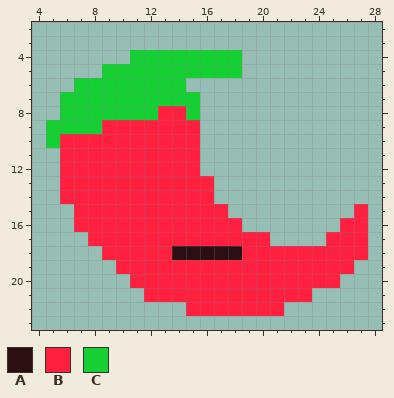
Pixel-art sprite, stored at packages/nouns-img-permutator/assets/layer-3/head-chilli.png. Above is the file before it was changed.
The file is 32x32 pixels. Shown: x 4..28, y 2..23.
Palette (. is transparent): A #2b0f13  B #ff1f3f  C #14d033
Pixels before, first column x 5:
 4 ......CCCCCCCC.........
 5 ....CCCCCCCCCC.........
 6 ..CCCCCCCC.............
 7 .CCCCCCCCCC............
 8 .CCCCCCCBBC............
 9 CCCCBBBBBBB............
10 CBBBBBBBBBB............
11 .BBBBBBBBBB............
12 .BBBBBBBBBB............
13 .BBBBBBBBBBB...........
14 .BBBBBBBBBBB...........
15 ..BBBBBBBBBBB.........B
16 ..BBBBBBBBBBBB.......BB
17 ...BBBBBBBBBBBBB....BBB
18 ....BBBBBAAAAABBBBBBBBB
19 .....BBBBBBBBBBBBBBBBB.
20 ......BBBBBBBBBBBBBBB..
21 .......BBBBBBBBBBBB....
22 ..........BBBBBBB......
Once edited:
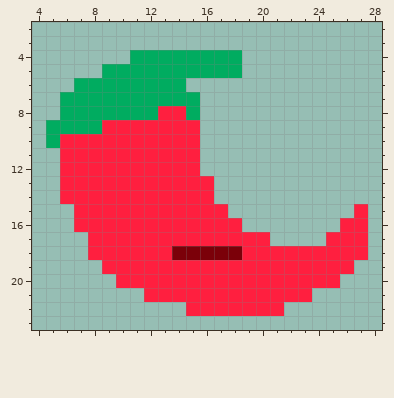
The edit:
{"colour":"A","old":"#2b0f13","new":"#7b0009"}
{"colour":"C","old":"#14d033","new":"#00ac60"}
{"y":18,"x":8,"old":".","new":"B"}
{"y":19,"x":9,"old":".","new":"B"}
{"y":20,"x":10,"old":".","new":"B"}
{"label":"changed","picture_box":[46,50,242,148]}
{"label":"changed","picture_box":[88,246,242,288]}
